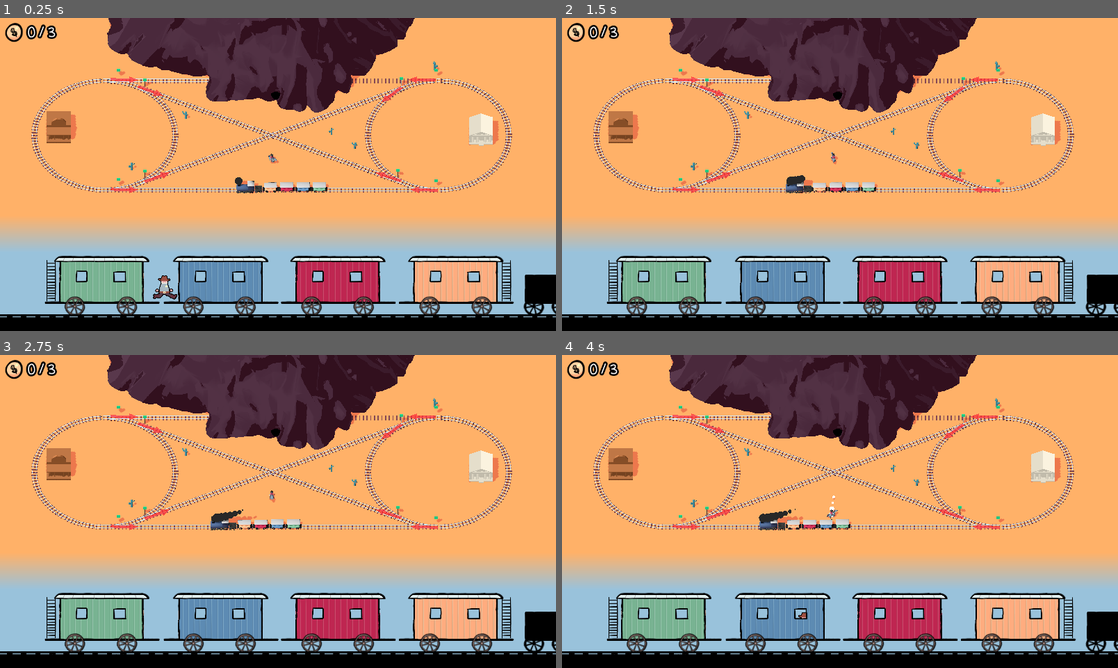
Above: before the commit, frames 1-4 (two rows, left to right).
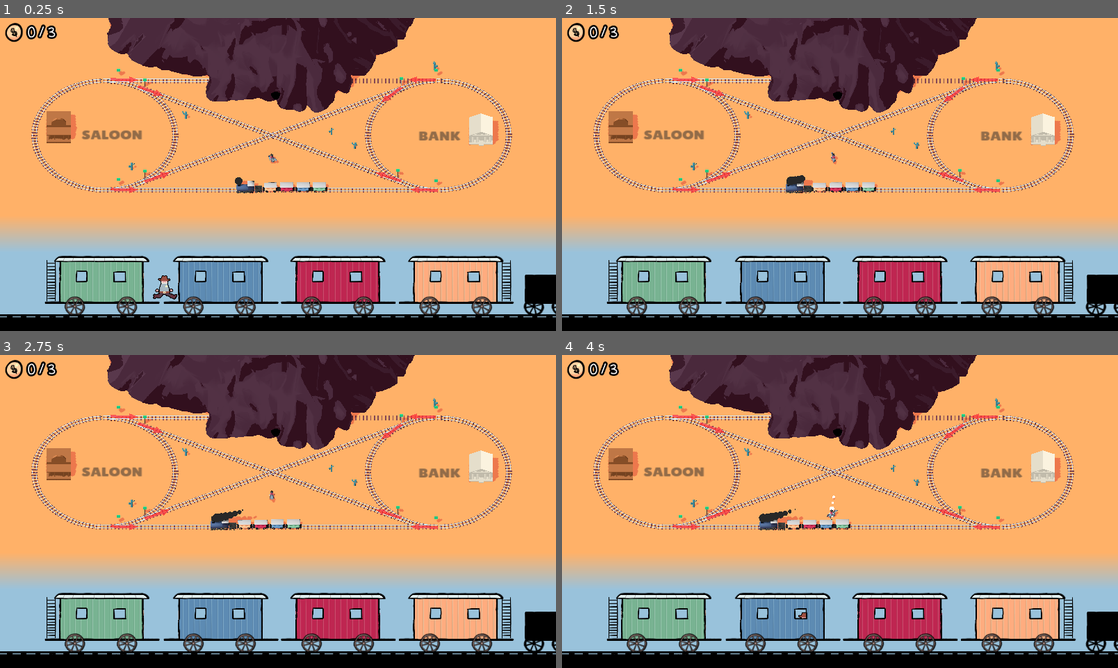
Above: after the commit, the same moments.

Repository: Miltage/train-heist
Game: Godot game, scene res://scenes/main.tscn
The game is run twice, just before and just after one commit, with the same random seed, the same clock (stepped at 60 frames per second) and the same inputs.
Inputs (mouse positions are in pixels of both pictures, inside the frame that each line leads up to):
- Up to frame 1 (0.25 s): no input
- Up to frame 2 (1.5 s): move the mouse to (962, 158) at 0.52 s; hold D (steer_right) 0.53-1.28 s; click (962, 158) at 0.6 s; tap Space (jump) at 0.77 s; move the mouse to (728, 190) at 1.27 s; hold S (move_backward) from 1.28 s (still down); click (728, 190) at 1.35 s
- Up to frame 3 (2.75 s): tap Space (jump) at 1.52 s; move the mouse to (333, 442) at 2.02 s; release S (move_backward) at 2.03 s; hold D (steer_right) from 2.03 s (still down); click (333, 442) at 2.1 s
- Up to frame 4 (4 s): move the mouse to (812, 574) at 2.77 s; release D (steer_right) at 2.78 s; hold W (move_forward) 2.78-3.53 s; click (812, 574) at 2.85 s; tap Space (jump) at 3.02, 3.77 s; move the mouse to (1006, 558) at 3.52 s; hold A (steer_left) from 3.53 s (still down); click (1006, 558) at 3.6 s

The runs differ from the first frame. In frame 1, 0.4% of the frame differs, in the area x 14-83%, y 35-40%; in frame 2, 0.4%; in frame 3, 0.4%; in frame 4, 0.4%.

Commit message:
Add arrow to hideout

Diff:
--- /dev/null
+++ b/scenes/hideout.tscn
@@ -0,0 +1,18 @@
+[gd_scene load_steps=4 format=3 uid="uid://cihr0yh7xcg31"]
+
+[ext_resource type="Script" uid="uid://d12bwqopd3aij" path="res://scripts/Hideout.gd" id="1_uy1vd"]
+[ext_resource type="PackedScene" uid="uid://c2w21cgv51v42" path="res://blender/arrow.fbx" id="2_kwc7s"]
+
+[sub_resource type="BoxShape3D" id="BoxShape3D_choun"]
+
+[node name="Hideout" type="Area3D"]
+script = ExtResource("1_uy1vd")
+
+[node name="CollisionShape3D" type="CollisionShape3D" parent="."]
+shape = SubResource("BoxShape3D_choun")
+
+[node name="arrow" parent="." instance=ExtResource("2_kwc7s")]
+transform = Transform3D(1.2, 0, 0, 0, 1, 0, 0, 0, 0.6, 0, 0.0447998, 2.76917)
+
+[connection signal="body_entered" from="." to="." method="_on_body_entered"]
+[connection signal="body_exited" from="." to="." method="_on_body_exited"]
--- a/scenes/main.tscn
+++ b/scenes/main.tscn
@@ -9,12 +9,13 @@
 [ext_resource type="PackedScene" uid="uid://dpe02uec1ahlq" path="res://scenes/player.tscn" id="7_o6xl0"]
 [ext_resource type="Texture2D" uid="uid://xy32g4g0i1kh" path="res://krita/sky_gradient.png" id="8_eb6dy"]
 [ext_resource type="PackedScene" uid="uid://brbwxgxrrsa7n" path="res://scenes/train_2d.tscn" id="8_tipki"]
-[ext_resource type="Script" uid="uid://d12bwqopd3aij" path="res://scripts/Hideout.gd" id="9_85g3d"]
 [ext_resource type="PackedScene" uid="uid://bj8dmem6344pd" path="res://scenes/train_stop.tscn" id="10_choun"]
+[ext_resource type="PackedScene" uid="uid://cihr0yh7xcg31" path="res://scenes/hideout.tscn" id="10_jbj1t"]
 [ext_resource type="PackedScene" uid="uid://nvt502tv3t5b" path="res://scenes/end_screen.tscn" id="11_ya4ey"]
 [ext_resource type="Texture2D" uid="uid://tfyx0prmebrg" path="res://krita/coin.png" id="13_a8y0u"]
 [ext_resource type="Theme" uid="uid://dcwfw22ttcafl" path="res://theme.tres" id="13_trceg"]
 [ext_resource type="FontFile" uid="uid://qsb4xhalkhbk" path="res://fonts/vinivicious.ttf" id="15_jkv2x"]
+[ext_resource type="FontFile" uid="uid://dp6wbtushwimb" path="res://fonts/LilitaOne-Regular.ttf" id="16_jbj1t"]
 
 [sub_resource type="ShaderMaterial" id="ShaderMaterial_trceg"]
 render_priority = 0
@@ -129,8 +130,6 @@
 }
 point_count = 2
 
-[sub_resource type="BoxShape3D" id="BoxShape3D_choun"]
-
 [sub_resource type="BoxShape3D" id="BoxShape3D_eb6dy"]
 size = Vector3(15.9873, 1, 1)
 
@@ -432,12 +431,8 @@
 position = Vector2(77, 515)
 train = NodePath("../Train")
 
-[node name="Hideout" type="Area3D" parent="."]
+[node name="Hideout" parent="." instance=ExtResource("10_jbj1t")]
 transform = Transform3D(1, 0, 0, 0, 1, 0, 0, 0, 1, 0.302784, 0, -4.82619)
-script = ExtResource("9_85g3d")
-
-[node name="CollisionShape3D" type="CollisionShape3D" parent="Hideout"]
-shape = SubResource("BoxShape3D_choun")
 
 [node name="SaloonStop" parent="." instance=ExtResource("10_choun")]
 transform = Transform3D(1, 0, 0, 0, 1, 0, 0, 0, 1, -22.7602, 0.0673518, 0.00144792)
@@ -510,9 +505,29 @@
 text = "0 / 3"
 horizontal_alignment = 1
 
+[node name="SaloonLabel" type="Label3D" parent="."]
+transform = Transform3D(1, 0, 0, 0, -4.37114e-08, 1, 0, -1, -4.37114e-08, -15.3035, 0.069, -0.052456)
+pixel_size = 0.05
+shaded = true
+double_sided = false
+modulate = Color(0, 0, 0, 0.509804)
+outline_modulate = Color(0, 0, 0, 0)
+text = "SALOON"
+font = ExtResource("16_jbj1t")
+uppercase = true
+
+[node name="BankLabel" type="Label3D" parent="."]
+transform = Transform3D(1, 0, 0, 0, -4.37114e-08, 1, 0, -1, -4.37114e-08, 16.0908, 0.069, 0.0899905)
+pixel_size = 0.05
+shaded = true
+double_sided = false
+modulate = Color(0, 0, 0, 0.509804)
+outline_modulate = Color(0, 0, 0, 0)
+text = "BANK"
+font = ExtResource("16_jbj1t")
+uppercase = true
+
 [connection signal="train_stopped" from="Train" to="." method="_on_train_stopped"]
-[connection signal="body_entered" from="Hideout" to="Hideout" method="_on_body_entered"]
-[connection signal="body_exited" from="Hideout" to="Hideout" method="_on_body_exited"]
 [connection signal="body_entered" from="Tunnel" to="." method="_on_tunnel_body_entered"]
 
 [editable path="map"]
--- a/scripts/Hideout.gd
+++ b/scripts/Hideout.gd
@@ -2,6 +2,7 @@
 extends Area3D
 
 var playerOverlapping:bool = false
+var _timeElapsed:float
 
 func _on_body_entered(body:Node3D) -> void:
 	if (body is Player):
@@ -16,3 +17,8 @@
 		Globals.holdingCoin = false
 		Globals.coinsCollected += 1
 		Globals.coin_collected.emit()
+
+func _process(delta: float) -> void:
+	_timeElapsed += delta
+	$arrow.position.z = 2.0 + abs(sin(_timeElapsed * 5)) * 0.25
+	$arrow.visible = Globals.holdingCoin
